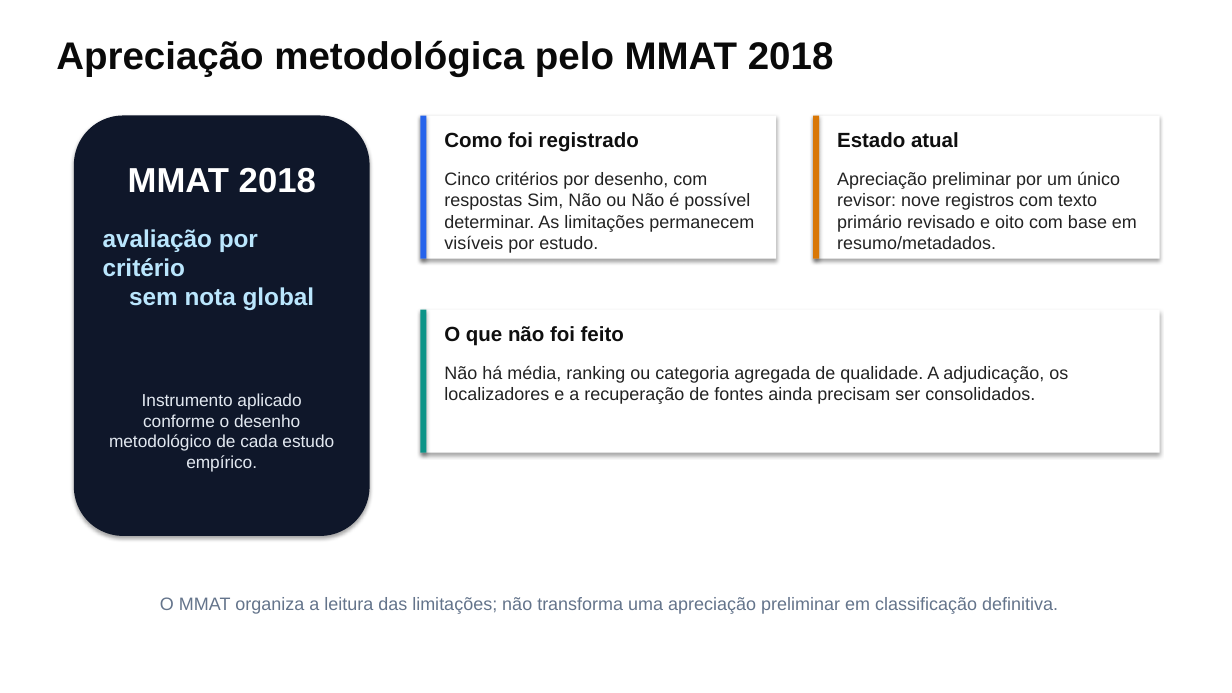
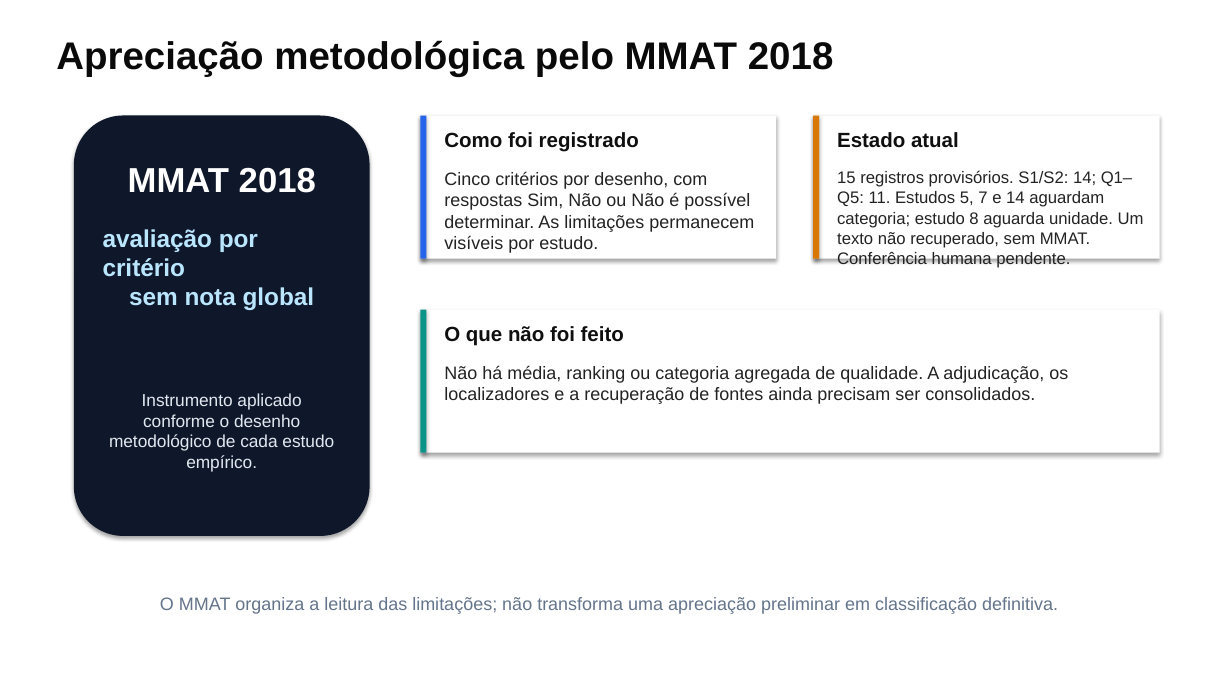
Before and after one commit to thalesfb/ccw, a slide deck: slide 13 of results/tcc/presentation/ensino_personalizado_de_matematica_tcc.pptx. Drawn at 1232x693 pixels with LibreOffice and Linux fonts; fonts in the diff are those of the drawing. Boxes give left, top, right and bottom in pixels: in the first picture for what was removed or moved away, otherwise in the second. Text is boxed around its words. In the diff, an @@ line names an element or a change of style, - is before the commit and + after.

```diff
--- a/results/tcc/presentation/ensino_personalizado_de_matematica_tcc.pptx
+++ b/results/tcc/presentation/ensino_personalizado_de_matematica_tcc.pptx
@@ text at (837,170,1144,264): text changed; size 14 to 13 pt @@
-Apreciação preliminar por um único revisor: nove registros com texto primário revisado e oito com base em resumo/metadados.
+15 registros provisórios. S1/S2: 14; Q1–Q5: 11. Estudos 5, 7 e 14 aguardam categoria; estudo 8 aguarda unidade. Um texto não recuperado, sem MMAT. Conferência humana pendente.
```
Also in this commit, not shown: 10 other slides changed, 3 slides added, 3 slides removed, 58 other files.
